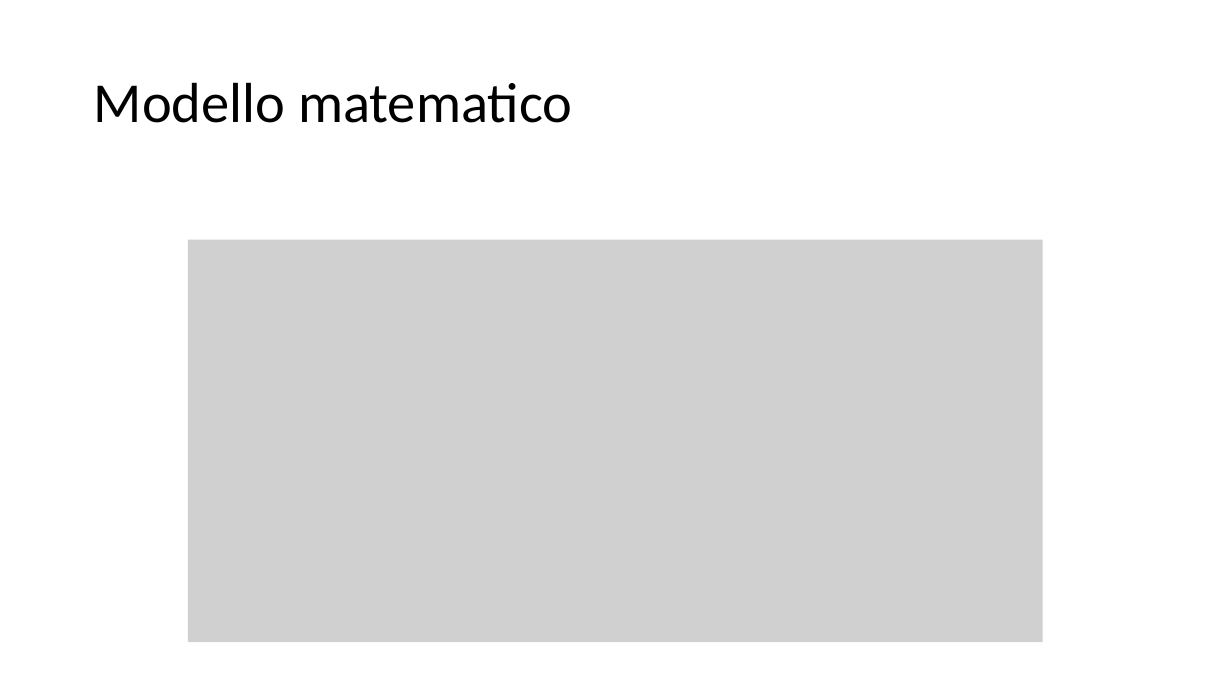
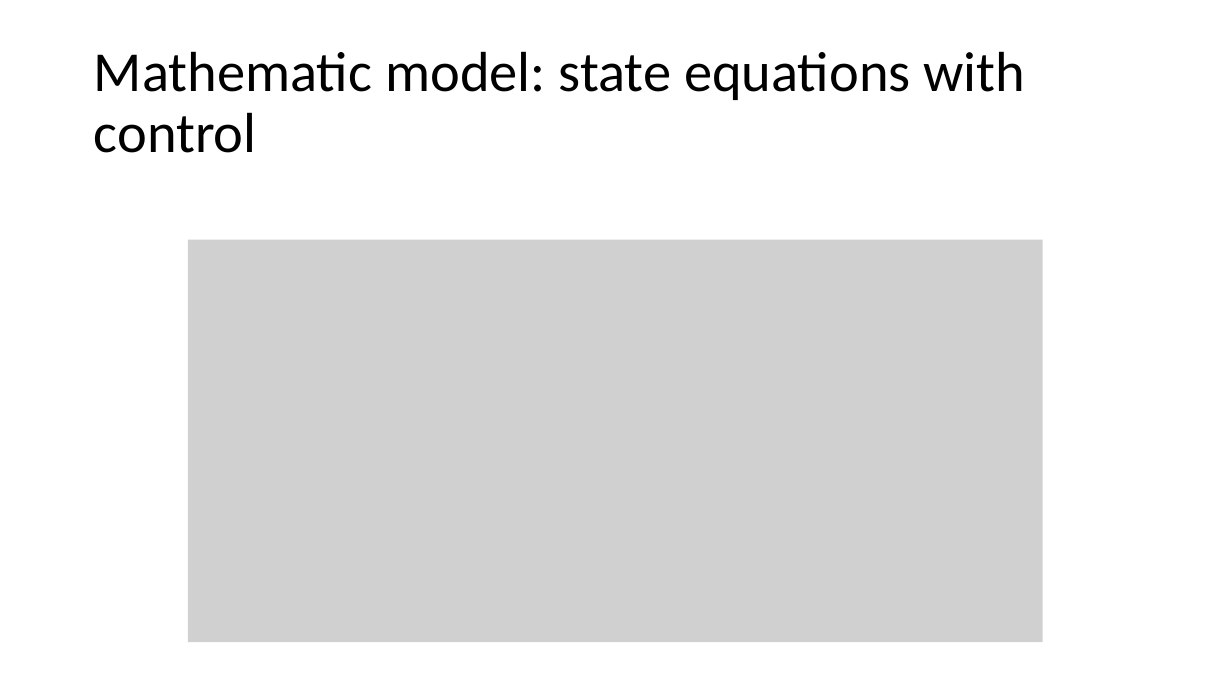
Before and after one commit to spbisc97/covid-optimal-control, a slide deck: slide 2 of PowerPoint/Optimal control strategies to prevent the hospital beds collapse during COVID-19 outbreak.pptx. Drawn at 1232x693 pixels with LibreOffice and Linux fonts; fonts in the diff are those of the drawing; grey boxes stand for pictures. Boxes give left, top, right and bottom in pixels: in the first picture for what was removed or moved away, otherwise in the second. Text is boxed around its words. In the diff, an @@ line names an element or a change of style, - is before the commit and + after.

```diff
--- a/PowerPoint/Optimal control strategies to prevent the hospital beds collapse during COVID-19 outbreak.pptx
+++ b/PowerPoint/Optimal control strategies to prevent the hospital beds collapse during COVID-19 outbreak.pptx
@@ title at (x1=94, y1=51, x2=1026, y2=153): text changed @@
-Modello matematico
+Mathematic model: state equations with control
```
Also in this commit, not shown: 4 other slides changed, 1 slide added, 1 slide removed, 1 other file.
